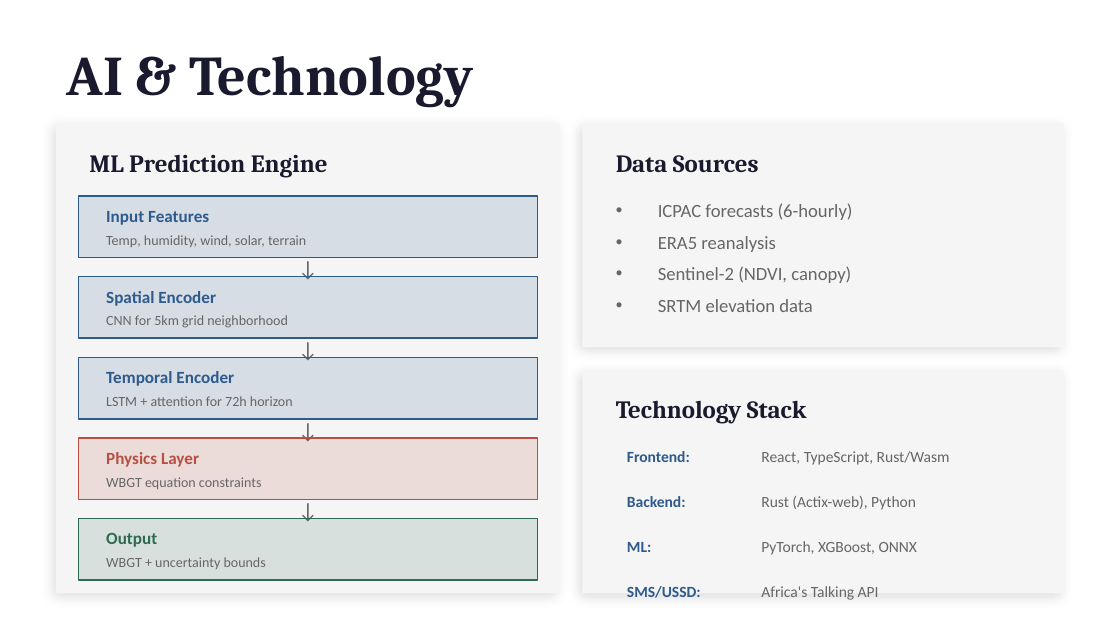
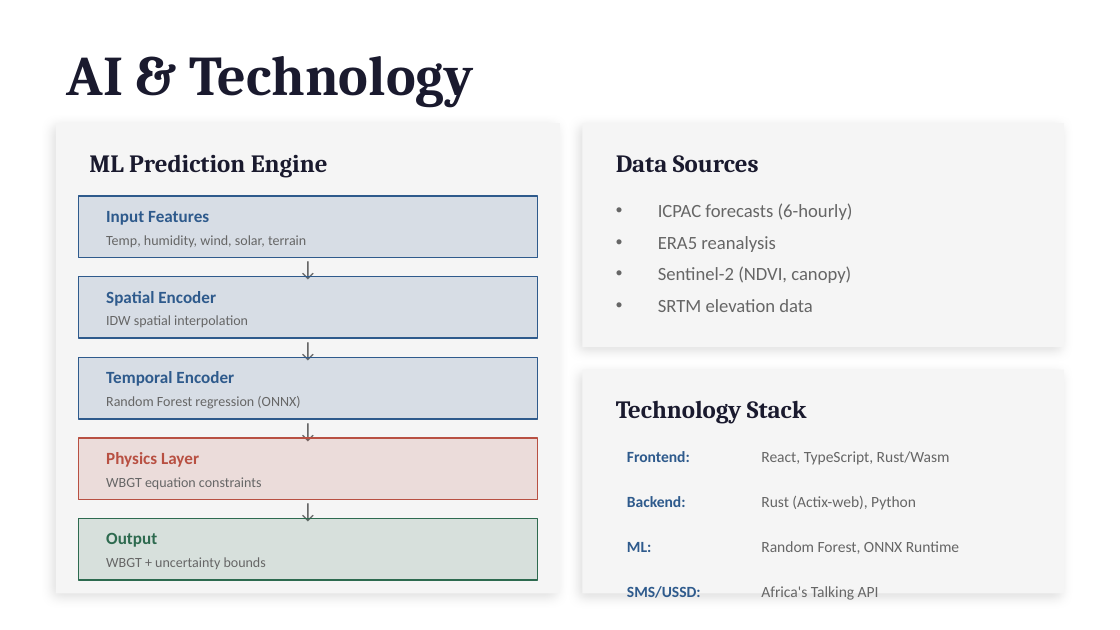
Before and after one commit to rryesuafuga/heatshieldagri, a slide deck: slide 5 of docs/HeatShield_Agri_Pitch_Deck.pptx. Drawn at 1120x630 pixels with LibreOffice and Linux fonts; fonts in the diff are those of the drawing. Boxes give left, top, right and bottom in pixels: in the first picture for what was removed or moved away, otherwise in the second. Text is boxed around its words. In the diff, an @@ line names an element or a change of style, - is before the commit and + after.

```diff
--- a/docs/HeatShield_Agri_Pitch_Deck.pptx
+++ b/docs/HeatShield_Agri_Pitch_Deck.pptx
@@ text at [106,315,248,327]: text changed @@
-CNN for 5km grid neighborhood
+IDW spatial interpolation
@@ text at [106,396,300,409]: text changed @@
-LSTM + attention for 72h horizon
+Random Forest regression (ONNX)
@@ text at [761,541,959,554]: text changed @@
-PyTorch, XGBoost, ONNX
+Random Forest, ONNX Runtime
```
Also in this commit, not shown: 3 other slides changed, 16 other files.
